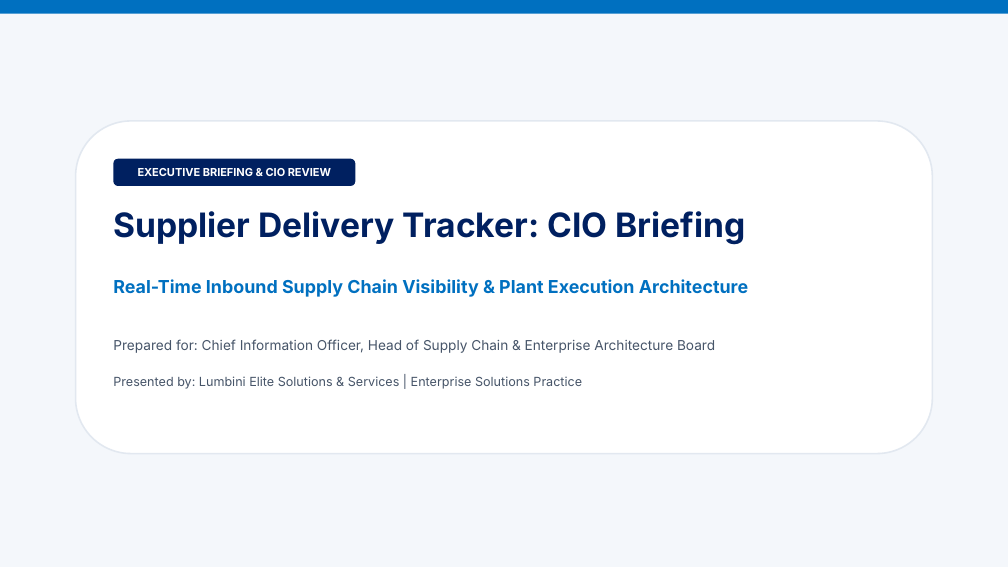
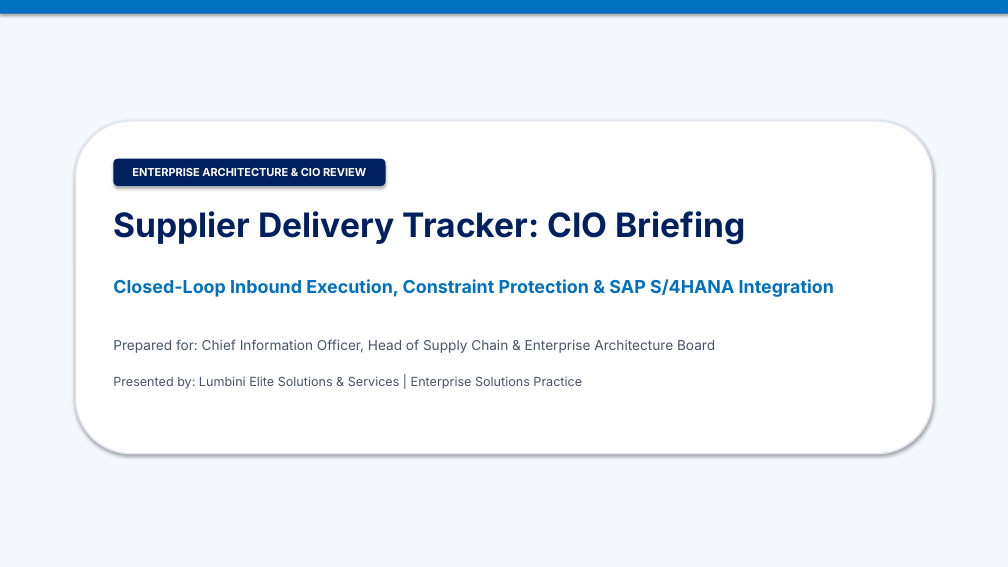
Before and after one commit to hemanthx446/ppt-mcp-server, a slide deck: slide 1 of Supplier_Delivery_Tracker_CIO_Briefing.pptx. Drawn at 1008x567 pixels with LibreOffice and Linux fonts; fonts in the diff are those of the drawing. Boxes give left, top, right and bottom in pixels: in the first picture for what was removed or moved away, otherwise in the second. Text is boxed around its words. In the diff, an @@ line names an element or a change of style, - is before the commit and + after.

```diff
--- a/Supplier_Delivery_Tracker_CIO_Briefing.pptx
+++ b/Supplier_Delivery_Tracker_CIO_Briefing.pptx
@@ shadow on in 4 elements at [0, 0, 1008, 567], [0, 0, 1008, 14], [76, 121, 932, 454], [113, 159, 386, 186] @@
@@ rounded rectangle "ENTERPRISE ARCHITECTURE & CIO REVIEW": place and size @@
-rounded rectangle "ENTERPRISE ARCHITECTURE & CIO REVIEW" at [113, 159, 355, 186]
+rounded rectangle "ENTERPRISE ARCHITECTURE & CIO REVIEW" at [113, 159, 386, 186]
@@ text in rounded rectangle at [132, 168, 366, 176]: text changed @@
-EXECUTIVE BRIEFING & CIO REVIEW
+ENTERPRISE ARCHITECTURE & CIO REVIEW
@@ text at [113, 279, 834, 297]: text changed @@
-Real-Time Inbound Supply Chain Visibility & Plant Execution Architecture
+Closed-Loop Inbound Execution, Constraint Protection & SAP S/4HANA Integration
```
Also in this commit, not shown: 4 other slides changed, 3 slides added, 3 slides removed, 27 other files.
